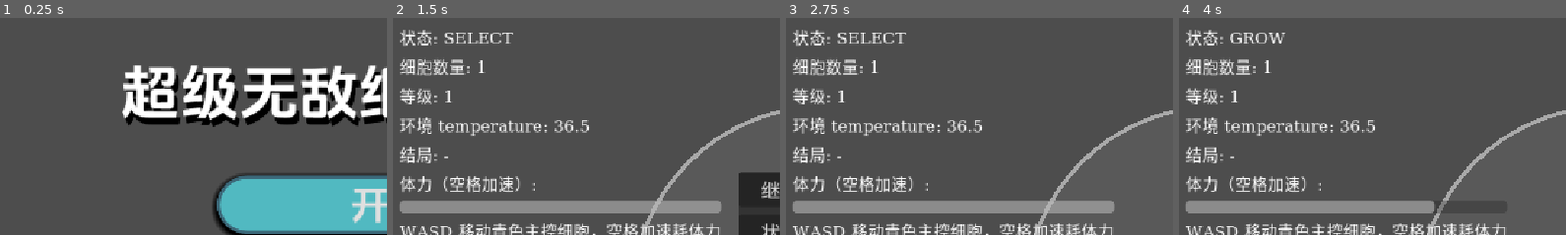
Above: before the commit, frames 1-4 (left to right).
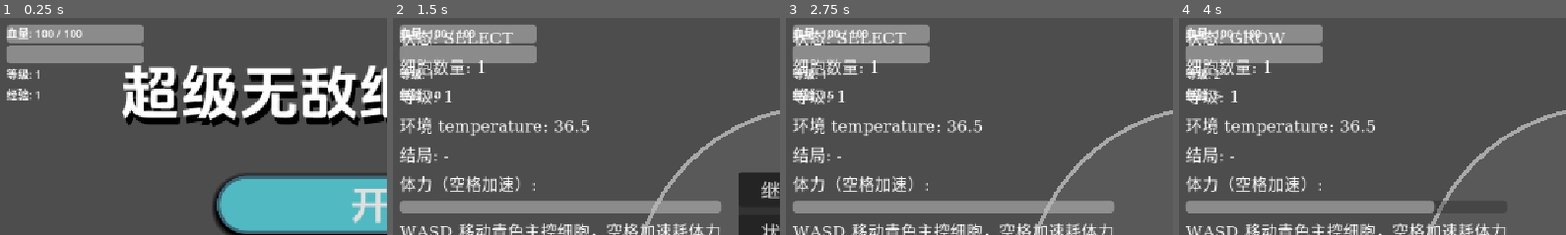
Above: after the commit, the same moments.

Repository: Galax121/-
Game: Godot game, scene res://main/Main.tscn
Same seed, same stepped clock (60 frames per second), same inputs: the game is played once before the commit and once after it.
Inputs (mouse positions are % of the whole screen's width and height, from its top left):
- Up to frame 1 (0.25 s): no input
- Up to frame 2 (1.5 s): click "开始" at 0.5 s; click "暂停" at 1.25 s
- Up to frame 3 (2.75 s): click "继续" at 2 s
- Up to frame 4 (4 s): tap Enter (ui_accept) at 2.75, 3.02, 3.77 s; move the mouse to (72, 44) at 2.77 s; hold Right (ui_right) 2.78-3.53 s; hold Space 2.78-3.53 s; move the mouse to (30, 54) at 3.52 s; hold Down (ui_down) from 3.53 s (still down); tap Space at 3.6 s
The pictures show only the part of the screen within x 0-50%, y 0-50%; the shares and areas given below are measured in that part.

The runs differ from the first frame. In frame 1, 6.5% of the frame differs, in the area x 1-38%, y 3-39%; in frame 2, 6.1%; in frame 3, 6.1%; in frame 4, 6.1%.

Commit message:
新增血条体力经验

Diff:
--- /dev/null
+++ b/main/HpHud.gd
@@ -0,0 +1,12 @@
+extends CanvasLayer
+
+@onready var label: Label = $HpLabel
+
+func _ready() -> void:
+	label.position = Vector2(20, 20)
+
+func _process(_delta) -> void:
+	var stats = get_tree().root.find_child("CellCombatStats", true, false)
+	if stats == null:
+		return
+	label.text = "血量: %.0f / %.0f" % [stats.hp, stats.max_hp]
--- /dev/null
+++ b/main/HudBars.gd
@@ -0,0 +1,31 @@
+extends CanvasLayer
+
+@onready var hp_bar: ProgressBar = $HPBar
+@onready var mp_bar: ProgressBar = $MPBar
+@onready var level_label: Label = $LevelLabel
+@onready var exp_label: Label = $ExpLabel
+
+func _ready() -> void:
+	# 血条
+	hp_bar.position = Vector2(20, 20)
+	hp_bar.size = Vector2(200, 20)
+	hp_bar.show_percentage = false
+	# 蓝条
+	mp_bar.position = Vector2(20, 50)
+	mp_bar.size = Vector2(200, 20)
+	mp_bar.show_percentage = false
+	# 等级
+	level_label.position = Vector2(20, 80)
+	# 经验
+	exp_label.position = Vector2(20, 110)
+
+func _process(_delta):
+	var stats = get_tree().root.find_child("CellCombatStats", true, false)
+	if stats == null:
+		return
+	hp_bar.max_value = stats.max_hp
+	hp_bar.value = stats.hp
+	mp_bar.max_value = stats.max_mp
+	mp_bar.value = stats.mp
+	level_label.text = "等级: %d" % stats.level
+	exp_label.text = "经验: " + str(int(stats.exp))
--- a/main/Main.tscn
+++ b/main/Main.tscn
@@ -2,6 +2,9 @@
 
 [ext_resource type="Script" uid="uid://de6412jybyx80" path="res://main/Main.gd" id="1"]
 [ext_resource type="PackedScene" uid="uid://bakjkikwjmoti" path="res://main/mainmenu.tscn" id="2_wbnyf"]
+[ext_resource type="Script" uid="uid://p35voiyf573i" path="res://systems/CellCombatStats.gd" id="3_5kcm4"]
+[ext_resource type="Script" uid="uid://dkrvtt1l4hnac" path="res://main/HudBars.gd" id="4_cmtxc"]
+[ext_resource type="Script" uid="uid://c31oxb3rkjvu4" path="res://main/HpHud.gd" id="5_tv7ag"]
 
 [node name="Main" type="Node2D" unique_id=634056561]
 script = ExtResource("1")
@@ -9,3 +12,32 @@
 [node name="MainMenuLayer" type="CanvasLayer" parent="." unique_id=1574903055]
 
 [node name="Mainmenu" parent="MainMenuLayer" unique_id=1892705112 instance=ExtResource("2_wbnyf")]
+
+[node name="CellCombatStats" type="Node2D" parent="." unique_id=79407329]
+script = ExtResource("3_5kcm4")
+
+[node name="CanvasLayer" type="CanvasLayer" parent="." unique_id=1272927485]
+script = ExtResource("4_cmtxc")
+
+[node name="MPBar" type="ProgressBar" parent="CanvasLayer" unique_id=627344487]
+offset_right = 4.0
+offset_bottom = 27.0
+
+[node name="LevelLabel" type="Label" parent="CanvasLayer" unique_id=31846066]
+offset_right = 40.0
+offset_bottom = 23.0
+
+[node name="ExpLabel" type="Label" parent="CanvasLayer" unique_id=1425063560]
+offset_right = 40.0
+offset_bottom = 23.0
+
+[node name="HPBar" type="ProgressBar" parent="CanvasLayer" unique_id=1708946461]
+offset_right = 4.0
+offset_bottom = 27.0
+
+[node name="HPLayer" type="CanvasLayer" parent="." unique_id=458245649]
+script = ExtResource("5_tv7ag")
+
+[node name="HpLabel" type="Label" parent="HPLayer" unique_id=1747965457]
+offset_right = 40.0
+offset_bottom = 23.0
--- a/project.godot
+++ b/project.godot
@@ -12,7 +12,7 @@
 
 config/name="新建游戏项目"
 run/main_scene="res://main/Main.tscn"
-config/features=PackedStringArray("4.7", "Forward Plus")
+config/features=PackedStringArray("4.6", "Forward Plus")
 config/icon="res://icon.svg"
 
 [autoload]
--- /dev/null
+++ b/systems/CellCombatStats.gd
@@ -0,0 +1,128 @@
+# CellCombatStats.gd —— 细胞战斗数值（血量/经验/法力/攻击/防御）
+# 只动 systems/ 下自己的新文件，不改别人的脚本
+extends Node2D
+class_name CellCombatStats
+
+# ---------- 角色类型 ----------
+enum Kind { MAIN, ALLY, ENEMY }
+var kind: Kind = Kind.MAIN
+
+# ---------- 血量 HP ----------
+var max_hp: float = 100.0
+var hp: float = 100.0
+
+# ---------- 经验 EXP / 等级 ----------
+var exp: float = 0.0
+var level: int = 1
+var exp_to_next: float = 20.0
+var level_timer: float = 0.0
+
+# ---------- 法力 MP（只有主控有）----------
+var max_mp: float = 100.0
+var mp: float = 100.0
+var accelerating: bool = false  # 是否在加速
+
+# ---------- 攻防 ----------
+var atk: float = 10.0
+var def_: float = 0.0
+
+# ---------- 初始化 ----------
+func init_main() -> void:
+	kind = Kind.MAIN
+	max_hp = 100.0
+	hp = 100.0
+	max_mp = 100.0
+	mp = 100.0
+	atk = 10.0
+	def_ = 0.0
+	level = 1
+	exp = 0.0
+	exp_to_next = 20.0
+
+func init_ally() -> void:
+	kind = Kind.ALLY
+	max_hp = 30.0
+	hp = 30.0
+	max_mp = 0.0
+	mp = 0.0
+	atk = 5.0
+	def_ = 0.0
+	level = 1
+	exp = 0.0
+	exp_to_next = 20.0
+
+func init_enemy() -> void:
+	kind = Kind.ENEMY
+	max_hp = 20.0
+	hp = 20.0
+	max_mp = 0.0
+	mp = 0.0
+	atk = 0.0      # 敌军 0，先占位不伤人
+	def_ = 0.0
+	level = 1
+	exp = 0.0
+
+# ---------- 加速开关（主控专用：每秒扣 30 MP）----------
+func set_accelerating(on: bool) -> void:
+	if kind != Kind.MAIN:
+		return
+	accelerating = on
+
+# ---------- 受伤公式：max(伤害 - DEF, 1) ----------
+func take_damage(amount: float) -> void:
+	var real: float = max(amount - def_, 1.0)
+	hp = max(hp - real, 0.0)
+	# hp <= 0 时由外部判断死亡（kill_cell）
+
+# ---------- 每帧更新 ----------
+func _process(delta: float) -> void:
+	# --- MP 逻辑（只有主控）---
+	if kind == Kind.MAIN:
+		if accelerating:
+			mp -= 30.0 * delta
+			if mp <= 0.0:
+				mp = 0.0
+				accelerating = false
+		else:
+			mp = min(mp + 12.0 * delta, max_mp)
+
+	# --- 经验 / 等级 ---
+	if kind == Kind.MAIN:
+		# 主控：沿用现有技能系统，8/秒攒，20 起每级×1.5，5 级封顶
+		if level < 5:
+			exp += 8.0 * delta
+			if exp >= exp_to_next:
+				exp -= exp_to_next
+				level += 1
+				exp_to_next *= 1.5
+				apply_level_up()
+	elif kind == Kind.ALLY:
+		# 其它细胞：存活计时，4 秒 1 级，上限 = 主控等级 - 1（主控固定 5，敌军 0）
+		var cap: int = 4
+		if level < cap:
+			level_timer += delta
+			if level_timer >= 4.0:
+				level_timer = 0.0
+				level += 1
+				apply_level_up()
+	# 敌军不吃经验
+
+# ---------- 升级属性成长 ----------
+func apply_level_up() -> void:
+	if kind == Kind.MAIN:
+		def_ += 2.0
+		if level >= 4:
+			atk = 15.0
+		else:
+			atk = 10.0
+		max_hp = 100.0
+		hp = max_hp
+	elif kind == Kind.ALLY:
+		def_ += 1.0
+		atk = 5.0
+		max_hp = 30.0
+		hp = max_hp
+	# 敌军无升级
+func _ready() -> void:
+	init_main()
+	print("主控细胞属性已启动，HP:", hp, " MP:", mp)
--- /dev/null
+++ b/test_stats.tscn
@@ -0,0 +1,6 @@
+[gd_scene format=3 uid="uid://2lrxmaylbsy3"]
+
+[ext_resource type="Script" uid="uid://p35voiyf573i" path="res://systems/CellCombatStats.gd" id="1_wua0j"]
+
+[node name="test_stats" type="Node2D" unique_id=2029409747]
+script = ExtResource("1_wua0j")
Not shown, added: main/HpHud.gd.uid
Not shown, added: main/HudBars.gd.uid
Not shown, added: systems/CellCombatStats.gd.uid
